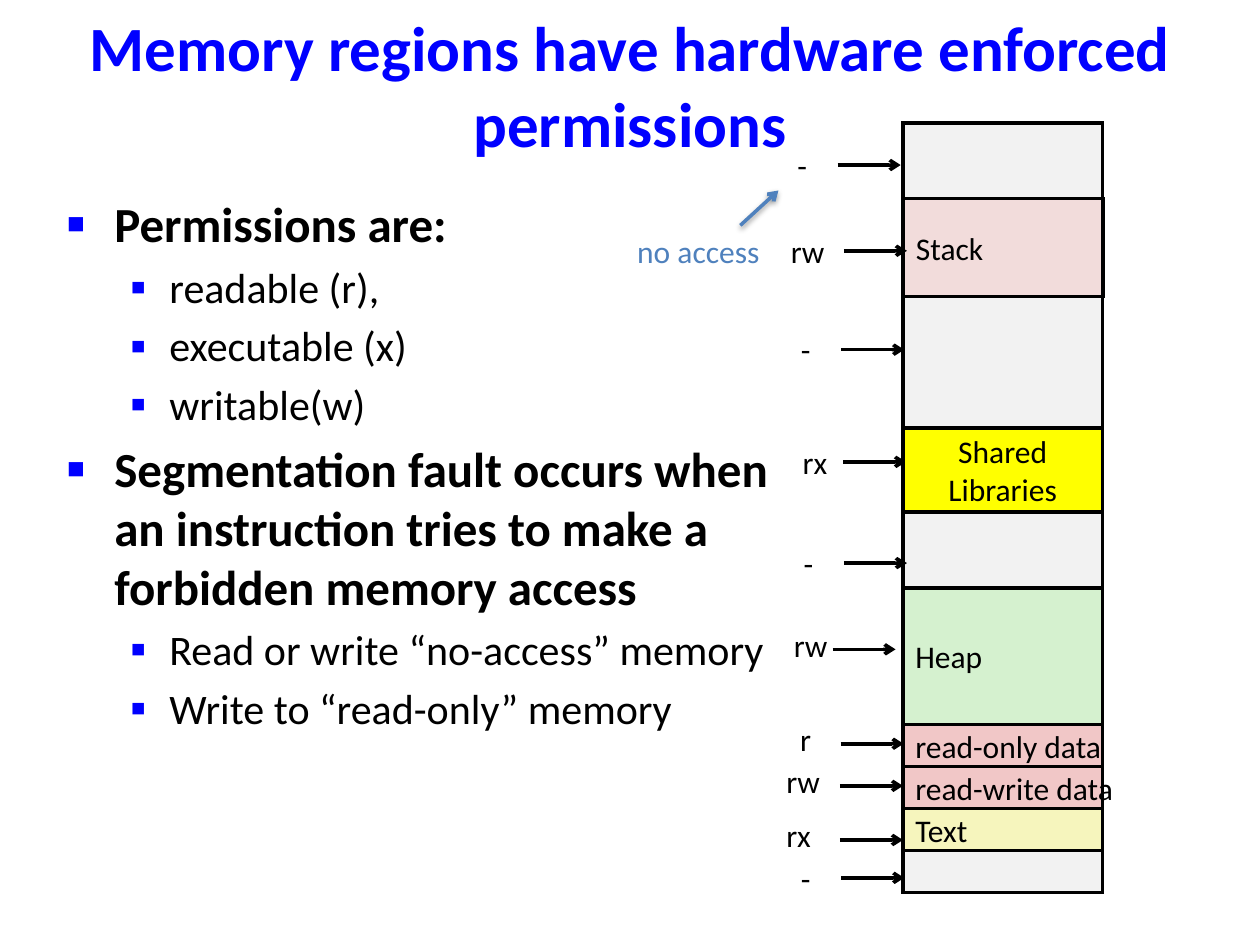
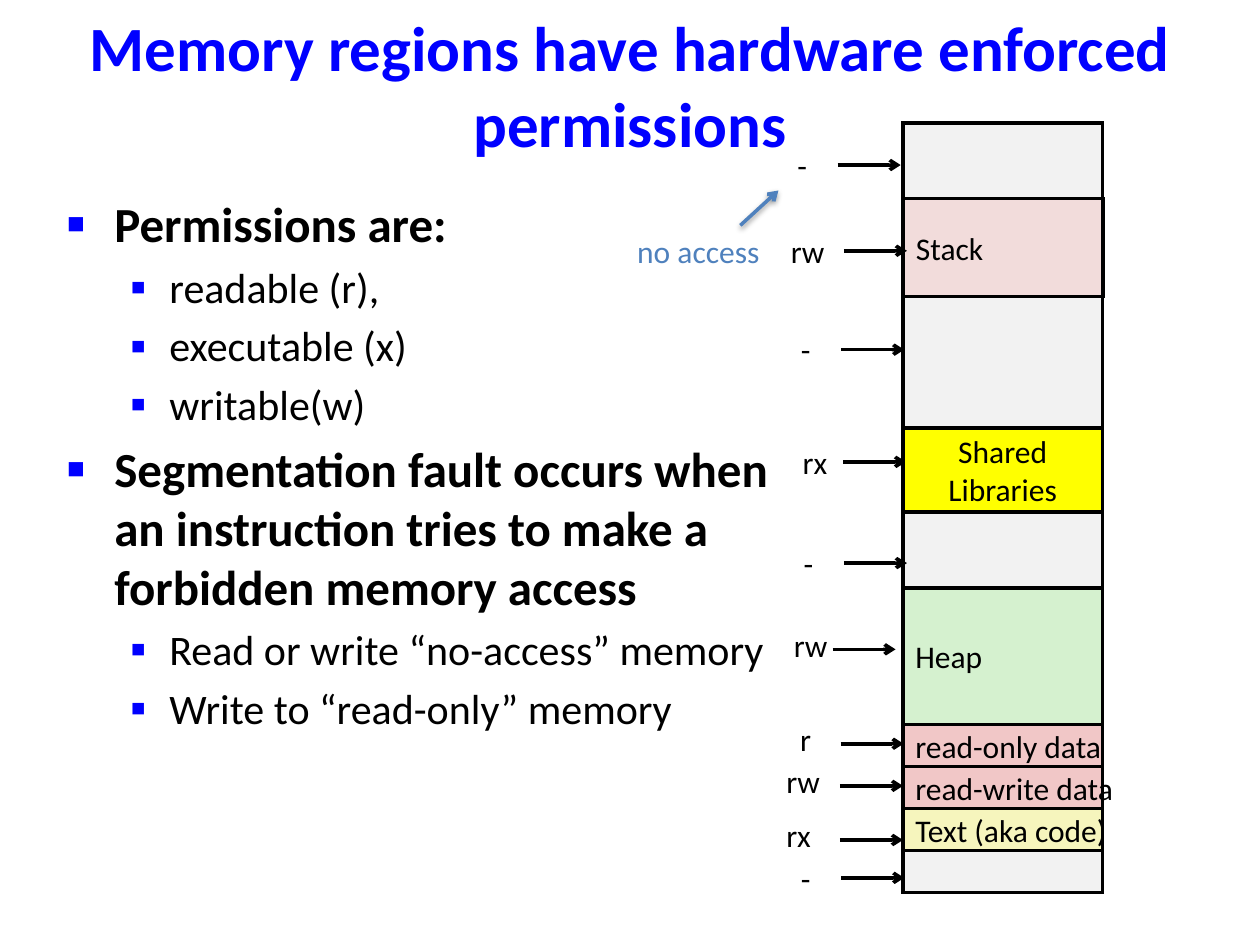
Before and after one commit to NYU-CSO/nyu-cso.github.io, a slide deck: slide 5 of notes/11-machine-layout-overflow.pptx (slide 6 before the commit). Drawn at 1260x945 pixels with LibreOffice and Linux fonts; fonts in the diff are those of the drawing. Boxes give left, top, right and bottom in pixels: in the first picture for what was removed or moved away, otherwise in the second. Text is boxed around its words. In the diff, an @@ line names an element or a change of style, - is before the commit and + after.

```diff
--- a/notes/11-machine-layout-overflow.pptx
+++ b/notes/11-machine-layout-overflow.pptx
@@ text in rectangle at box(915, 815, 1106, 849): text changed @@
-Text
+Text (aka code)
```
Also in this commit, not shown: 3 other slides changed, 2 slides added, 1 slide removed, 4 other files.
